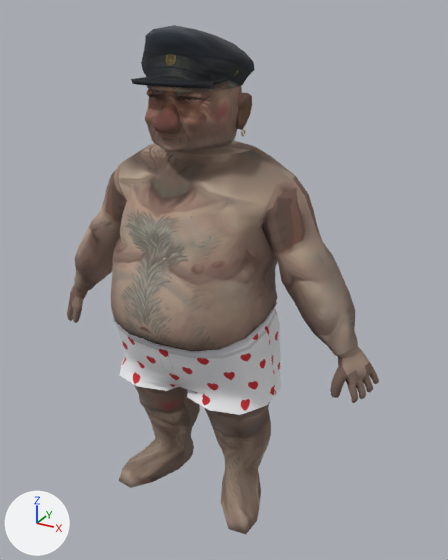
One commit to the glTF model models/captain.glb: the scene before it, then after it.
The view is the same before and after, from a 50 mm lens placed at (1.015, -1.714, 1.724), pointed at (0.075, -0.005, 0.869). The lights are fixed; the arrows at lower left show +X, +Y and +Z. The first picture is the older version. Vertices at exactly the same position are counted once.

Names of what the first picture shows: 'captain_body', 'captain_boxers', 'captain_cap'.
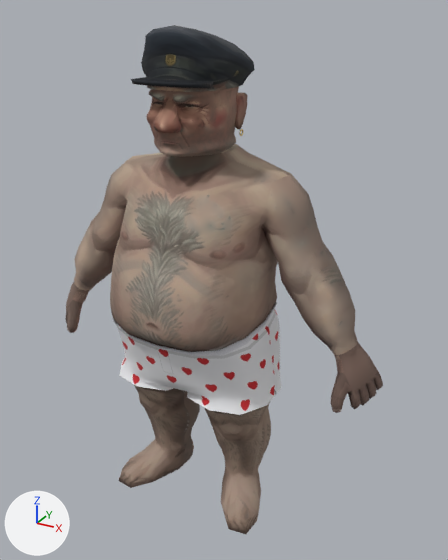
What the commit changed:
me_captain_body is used by ob_captain_body; location (0.0, 0.0, 0.0).
me_captain_body had 2820 vertices, 5562 faces and spanned x -0.64..0.64, y -0.32..0.2, z -0.01..1.61.
me_captain_body now has 2722 vertices, 5366 faces and spans x -0.65..0.65, y -0.33..0.2, z -0.01..1.61.
me_captain_body part 1: 529 vertices moved from x -0.31..0.31, y -0.32..0.16, z 0.76..1.51 to x -0.29..0.29, y -0.33..0.16, z 0.77..1.51; 298 vertices removed from x -0.16..0.15, y -0.2..0.12, z 1.29..1.51; 588 vertices added at x -0.11..0.11, y -0.21..0.1, z 1.29..1.51.
me_captain_body part 2: 25 vertices moved from x 0.51..0.62, y -0.11..0.01, z 0.59..0.75 to x 0.51..0.63, y -0.11..0.02, z 0.59..0.75; 275 vertices removed from x 0.51..0.64, y -0.12..0.01, z 0.58..0.7; 81 vertices added at x 0.52..0.65, y -0.14..0.02, z 0.56..0.69.
me_captain_body part 3: 25 vertices moved from x -0.62..-0.51, y -0.11..0.01, z 0.59..0.75 to x -0.63..-0.51, y -0.11..0.02, z 0.59..0.75; 275 vertices removed from x -0.64..-0.51, y -0.12..0.01, z 0.58..0.7; 81 vertices added at x -0.65..-0.52, y -0.14..0.02, z 0.56..0.69.
me_captain_body part 4: 3229 kept faces spanning x -0.63..0.63, y -0.33..0.2, z -0.01..1.61 get new texture (UV) coordinates.

What differs and where, as boxes [x1, y1, x2, y2] in the pictures (448 x 560 px; the box of a moved part takes in the faces that stretch with it):
'captain_body', reshaped: before [67, 86, 379, 534]; after [65, 86, 383, 534]
part 1 of me_captain_body, moved or reshaped: before [111, 86, 308, 351]; after [112, 86, 308, 351]
part 2 of me_captain_body, built on: before [330, 341, 379, 403]; after [331, 341, 383, 413]
part 3 of me_captain_body, built on: before [67, 283, 91, 323]; after [65, 282, 91, 333]
part 4 of me_captain_body, surface changed: [73, 86, 363, 534] in both
